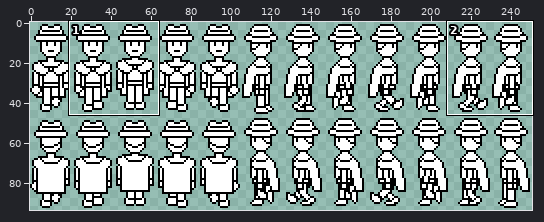
A sprite sheet gets an edit: DRPG - Space Western Adventure/Assets/Sprites/KidSpriteSheet.png. The picture above shows the old version from afar; the outline marks the close-up.
Close-up. Before:
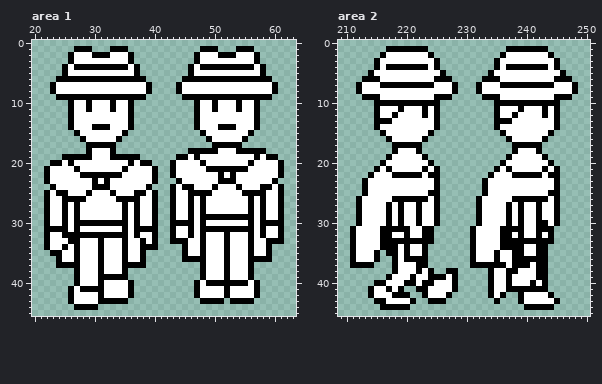
The file is 251x94 pixels. Colours within 5 levels of each other are drawn and written as one. Shown: area 1: x 20..63, y 0..45; area 2: x 209..250, y 0..45. The commit also changed other parts of the picture, which this record leaves out.
The same view after the edit:
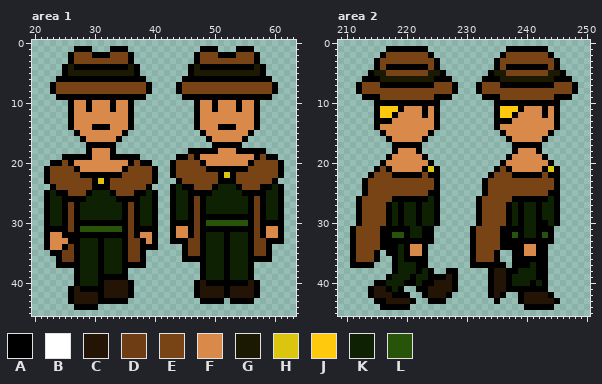
Palette (. is transparent): A #000000  B #ffffff  C #241406  D #6e3d13  E #784315  F #d98949  G #1c1902  H #dbc50f  J #ffc90e  K #0f2103  L #275408
The exact change:
Changed rows in their new state; - is an unchanged pixel.
Area 1:
first column x 23:
 2 ----EEE---EEE------------EEE---EEE----
 3 ----EEEEEEEEE------------EEEEEEEEE----
 4 ---G---------G----------G---------G---
 5 ---GGGGGGGGGGG----------GGGGGGGGGGG---
 7 -EEEEEEEEEEEEEEE------EEEEEEEEEEEEEEE-
 8 -EEEEEEEEEEEEEEE------EEEEEEEEEEEEEEE-
10 ----FF-FFF-FF------------FF-FFF-FF----
11 ----FF-FFF-FF------------FF-FFF-FF----
12 ----FFFFFFFFF------------FFFFFFFFF----
13 ----FFFFFFFFF------------FFFFFFFFF----
14 ----FFF---FFF------------FFF---FFF----
15 -----FFFFFFF--------------FFFFFFF-----
16 ------FFFFF----------------FFFFF------
18 -------FFF------------------FFF-------
19 -------FFF-------------E-FFFFFFFFF-E--
20 --E-FFFFFFFFF-E------EEEE-FFFFFFF-EEEE
21 EEEE-FFFFFFF-EEEE----EEEEE-------EEEEE
22 EEEEE-------EEEEE----EEEEEEE-H-EEEEEEE
23 EEEEEEE-H-EEEEEEE-----EEEEEE---EEEEEE-
24 -EEEEEE---EEEEEE-----K--EEE-KKK-EEE--K
25 K--EEE-KKK-EEE--K----KK----KKKKK----KK
26 KK----KKKKK----KK----KK-D-KKKKKKK-D-KK
27 KK-D-KKKKKKK-D-KK----KK-D-KKKKKKK-D-KK
28 KK-D-KKKKKKK-D-KK----KK-D-KKKKKKK-D-KK
29 KK-D-KKKKKKK-D-KK----KK-D---------D-KK
30 KK-D---------D-KK-------D-LLLLLLL-D---
31 ---D-LLLLLLL-D-------FF-D---------D-FF
32 FF-----------D-FF----FF-D-KKK-KKK-D-FF
33 FFF--KKK-KKK-DD-F------DD-KKK-KKK-DD--
34 FF-D-KKK-KKK-DD--------DD-KKK-KKK-DD--
35 --DD-KKK-KKK-DD--------DD-KKK-KKK-DD--
36 --DD-KKK-KKK-DD-----------KKK-KKK-----
37 -----KKK-KKK--------------KKK-KKK-----
38 -----KKK-KKK--------------KKK-KKK-----
39 -----KKK------------------KKK-KKK-----
40 -----KKK-CCCC------------C-------C----
41 ----C----CCCC------------CCCC-CCCC----
42 ----CCCC-CCCC------------CCCC-CCCC----
43 ----CCCC------------------------------
Area 2:
first column x 212:
 2 -----EEEEEEE-------------EEEEEEE----
 3 ----EEEEEEEEE-----------EEEEEEEEE---
 4 ----E-------E-----------E-------E---
 5 ---GGEEEEEEEGG---------GGEEEEEEEGG--
 6 ----GGGGGGGGG-----------GGGGGGGGG---
 7 -EEE---------EEE-----EEE---------EEE
 8 -EEEEEEEEEEEEEEE-----EEEEEEEEEEEEEEE
 9 ----EEEEEEEEE-----------EEEEEEEEE---
11 ----JJJ-FFF-F-----------JJJ-FFF-F---
12 ----JJ-FFFF-F-----------JJ-FFFF-F---
13 ------FFFFFFF-------------FFFFFFF---
14 ----FFFFFFFFF-----------FFFFFFFFF---
15 -----FFFFFFF-------------FFFFFFF----
16 ------FFFFF---------------FFFFF-----
18 -------FFF-----------------FFF------
19 ------FFFFF---------------FFFFF-----
20 -----FFFFFFF-------------FFFFFFF----
21 ----E-FFFFF-H-----------E-FFFFF-H---
22 ---EEE-----E-----------EEE-----E----
23 --EEEEEEEEEEE---------EEEEEEEEEEE---
24 --EEEEEEEEEEE---------EEEEEEEEEEE---
25 --EEEEEEEEEE----------EEEEEEEEEE----
26 -EEEEE------K--------EEEEE------K---
27 -EEEE-K-KK-KK--------EEEE-K-KK-KK---
28 -EEEE-K-KK-KK--------EEEE-K-KK-KK---
29 -EEEE-K-KK-KK--------EEEE-K-KK-KK---
30 -EEEE-K-KK-KK--------EEEE-K-KK--K---
31 EEEE-----KK---------EEEE----KK------
32 EEEE--LL-KK---------EEEE--L-KK-L----
33 EEEE----------------EEEE------------
34 EEEE---K-FF---------EEEE----FF------
35 EEE----K-FF---------EEE-..--FF------
36 EEE----K------------EEE-..----------
37 -------KKK---------------.---K------
38 -------KKK-K-----------CC--KKK------
39 ------KKK-KK---C-------CC-KKKK------
40 -----KKK--K--CCC-------CC-KKK-K-----
41 ---CC-K-----CCCC-------CC-----------
42 ---CCC------CCC--------C----CCCC----
43 -----CCCC-------------------CCCCC---
Boxes around the changes in both close-ups, in picture pixels (x1, y1, x2, y2):
changed: (50, 52, 152, 304)
changed: (176, 52, 278, 298)
changed: (356, 52, 572, 304)
